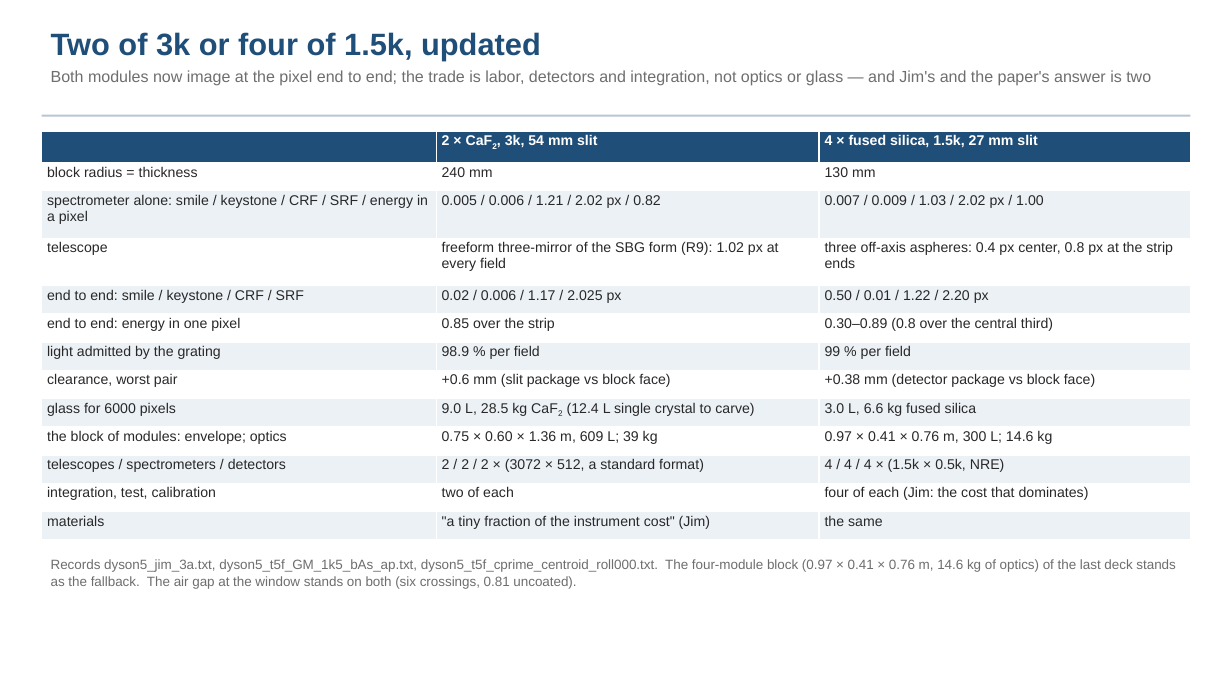
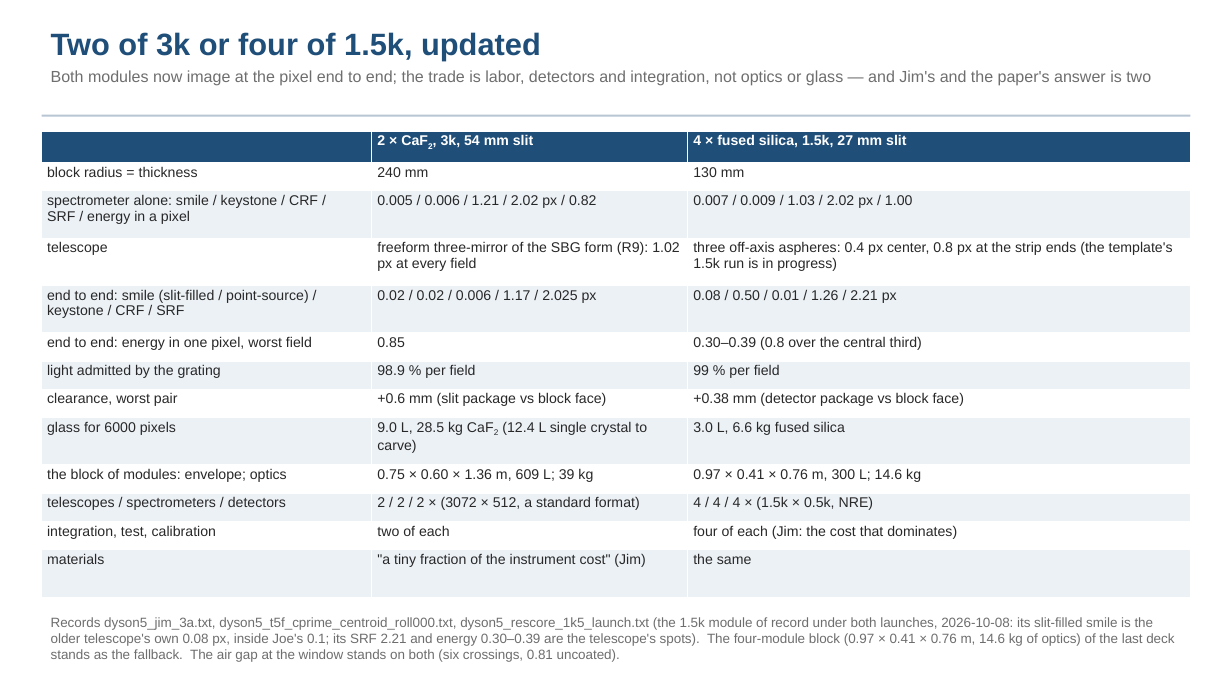
Before and after one commit to nasa-jpl/macos, a slide deck: slide 16 of demo_session/deck_dyson_3k.pptx (slide 15 before the commit). Drawn at 1232x693 pixels with LibreOffice and Linux fonts; fonts in the diff are those of the drawing. Boxes give left, top, right and bottom in pixels: in the first picture for what was removed or moved away, otherwise in the second. Text is boxed around its words. In the diff, an @@ line names an element or a change of style, - is before the commit and + after.

```diff
--- a/demo_session/deck_dyson_3k.pptx
+++ b/demo_session/deck_dyson_3k.pptx
@@ table at (42,131,1190,594) @@
-row 4, column 3: three off-axis aspheres: 0.4 px center, 0.8 px at the strip ends
+row 4, column 3: three off-axis aspheres: 0.4 px center, 0.8 px at the strip ends (the template's 1.5k run is in progress)
-row 5: end to end: smile / keystone / CRF / SRF | 0.02 / 0.006 / 1.17 / 2.025 px | 0.50 / 0.01 / 1.22 / 2.20 px
+row 5: end to end: smile (slit-filled / point-source) / keystone / CRF / SRF | 0.02 / 0.02 / 0.006 / 1.17 / 2.025 px | 0.08 / 0.50 / 0.01 / 1.26 / 2.21 px
-row 6: end to end: energy in one pixel | 0.85 over the strip | 0.30–0.89 (0.8 over the central third)
+row 6: end to end: energy in one pixel, worst field | 0.85 | 0.30–0.39 (0.8 over the central third)
@@ text at (51,617,1174,662): text changed @@
-Records dyson5_jim_3a.txt, dyson5_t5f_GM_1k5_bAs_ap.txt, dyson5_t5f_cprime_centroid_roll000.txt. The four-module block (0.97 × 0.41 × 0.76 m, 14.6 kg of optics) of the last deck stands as the fallback. The air gap at the window stands on both (six crossings, 0.81 uncoated).
+Records dyson5_jim_3a.txt, dyson5_t5f_cprime_centroid_roll000.txt, dyson5_rescore_1k5_launch.txt (the 1.5k module of record under both launches, 2026-10-08: its slit-filled smile is the older telescope's own 0.08 px, inside Joe's 0.1; its SRF 2.21 and energy 0.30–0.39 are the telescope's spots). The four-module block (0.97 × 0.41 × 0.76 m, 14.6 kg of optics) of the last deck stands as the fallback. The air gap at the window stands on both (six crossings, 0.81 uncoated).
```
Also in this commit, not shown: 4 other slides changed, 1 slide added, 1 other file.
